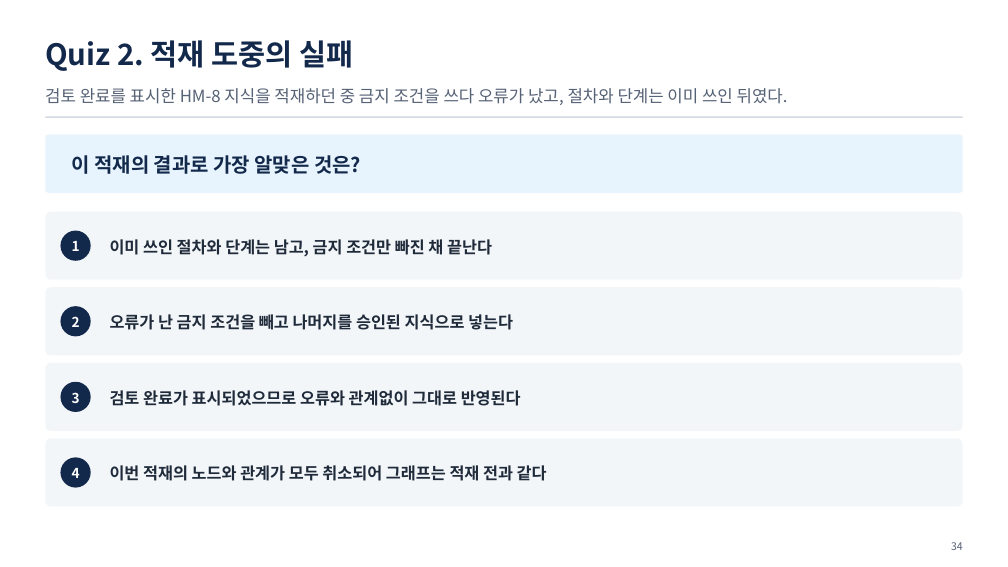
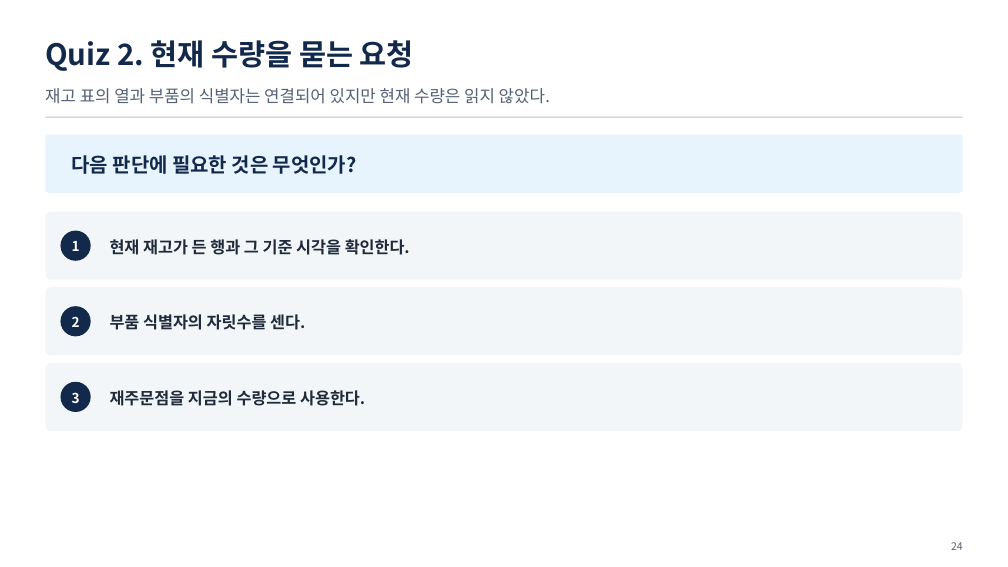
Before and after one commit to uengine-oss/hyd-iot-edu, a slide deck: slide 24 of workspace/강의제작/산출물/통합반/이론_오프라인/04회차/통합반_오프라인_04회차.pptx (slide 34 before the commit). Drawn at 1008x567 pixels with LibreOffice and Linux fonts; fonts in the diff are those of the drawing. Boxes give left, top, right and bottom in pixels: in the first picture for what was removed or moved away, otherwise in the second. Text is boxed around its words. In the diff, an @@ line names an element or a change of style, - is before the commit and + after.

```diff
--- a/workspace/강의제작/산출물/통합반/이론_오프라인/04회차/통합반_오프라인_04회차.pptx
+++ b/workspace/강의제작/산출물/통합반/이론_오프라인/04회차/통합반_오프라인_04회차.pptx
@@ text at bbox=[45, 40, 414, 71]: text changed @@
-Quiz 2. 적재 도중의 실패
+Quiz 2. 현재 수량을 묻는 요청
@@ text at bbox=[45, 88, 550, 104]: text changed @@
-검토 완료를 표시한 HM-8 지식을 적재하던 중 금지 조건을 쓰다 오류가 났고, 절차와 단계는 이미 쓰인 뒤였다.
+재고 표의 열과 부품의 식별자는 연결되어 있지만 현재 수량은 읽지 않았다.
@@ text at bbox=[72, 155, 357, 174]: text changed @@
-이 적재의 결과로 가장 알맞은 것은?
+다음 판단에 필요한 것은 무엇인가?
@@ text at bbox=[110, 239, 410, 255]: text changed @@
-이미 쓰인 절차와 단계는 남고, 금지 조건만 빠진 채 끝난다
+현재 재고가 든 행과 그 기준 시각을 확인한다.
@@ text at bbox=[110, 314, 305, 330]: text changed @@
-오류가 난 금지 조건을 빼고 나머지를 승인된 지식으로 넣는다
+부품 식별자의 자릿수를 센다.
@@ text at bbox=[110, 390, 365, 406]: text changed @@
-검토 완료가 표시되었으므로 오류와 관계없이 그대로 반영된다
+재주문점을 지금의 수량으로 사용한다.
@@ rounded rectangle removed at bbox=[45, 439, 963, 507] @@
@@ ellipse removed at bbox=[60, 457, 91, 488] @@
@@ text removed at bbox=[72, 468, 80, 478] @@
-4
@@ text removed at bbox=[110, 465, 547, 481] @@
-이번 적재의 노드와 관계가 모두 취소되어 그래프는 적재 전과 같다
```
Also in this commit, not shown: 9 other slides changed, 15 slides added, 25 slides removed, 13 other files.
